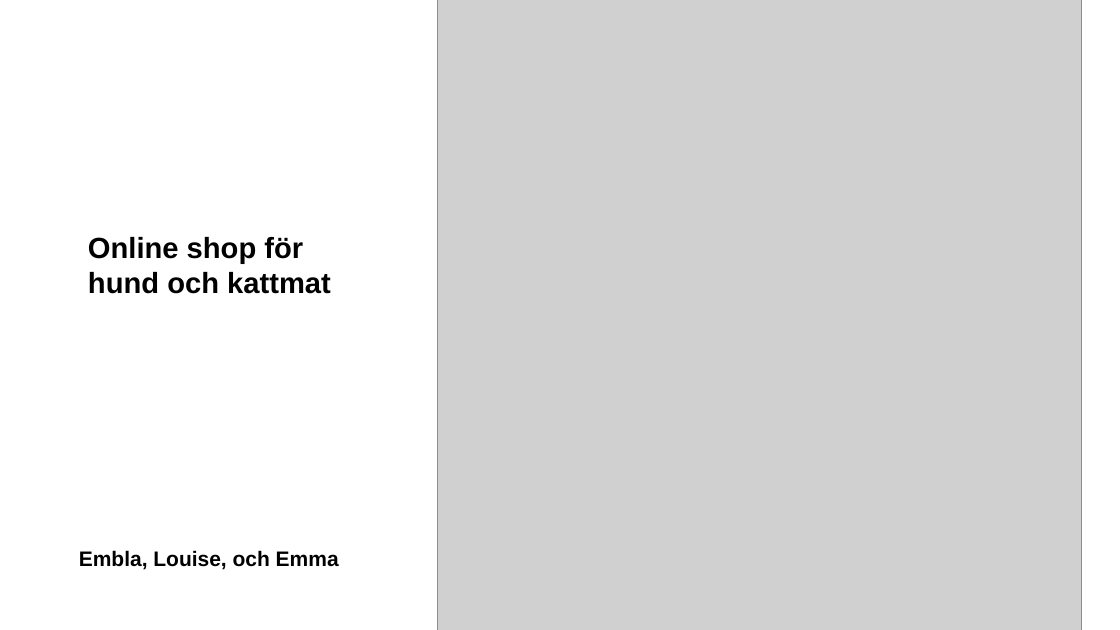
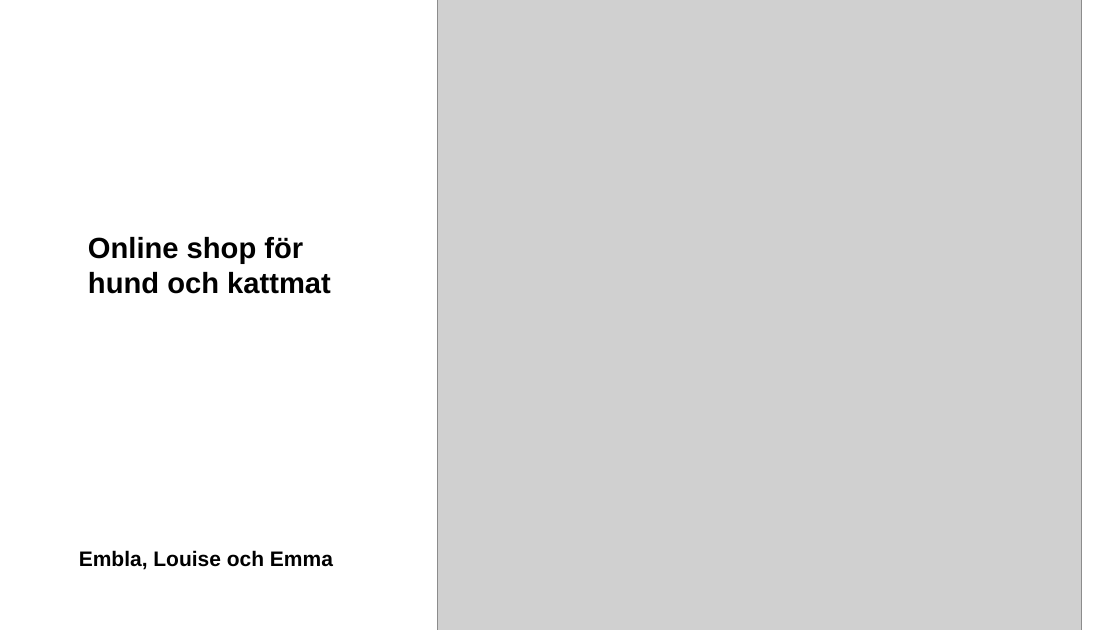
Before and after one commit to emmamariagaby/pet-store, a slide deck: slide 1 of pet-store.PP.pptx. Drawn at 1120x630 pixels with LibreOffice and Linux fonts; fonts in the diff are those of the drawing; grey boxes stand for pictures. Boxes give left, top, right and bottom in pixels: in the first picture for what was removed or moved away, otherwise in the second. Text is boxed around its words. In the diff, an @@ line names an element or a change of style, - is before the commit and + after.

Commit message:
latest powerpoint

```diff
--- a/pet-store.PP.pptx
+++ b/pet-store.PP.pptx
@@ text at box(79, 550, 333, 570): text changed @@
-Embla, Louise, och Emma
+Embla, Louise och Emma
```
Also in this commit, not shown: 8 other slides changed, 1 slide added.
